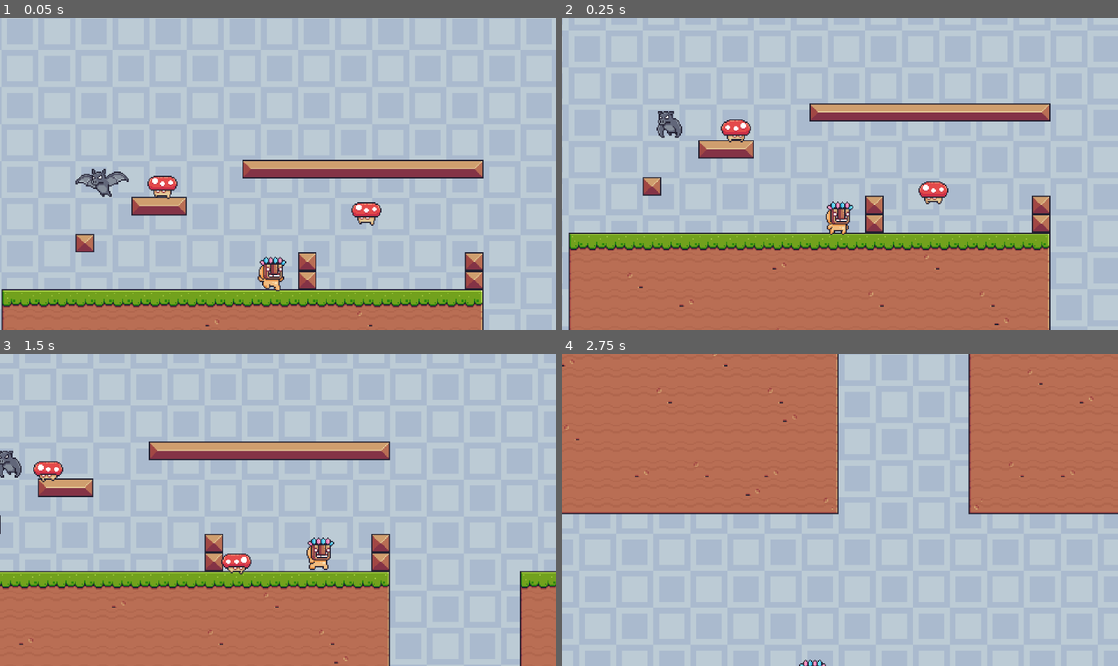
Above: before the commit, frames 1-4 (two rows, left to right).
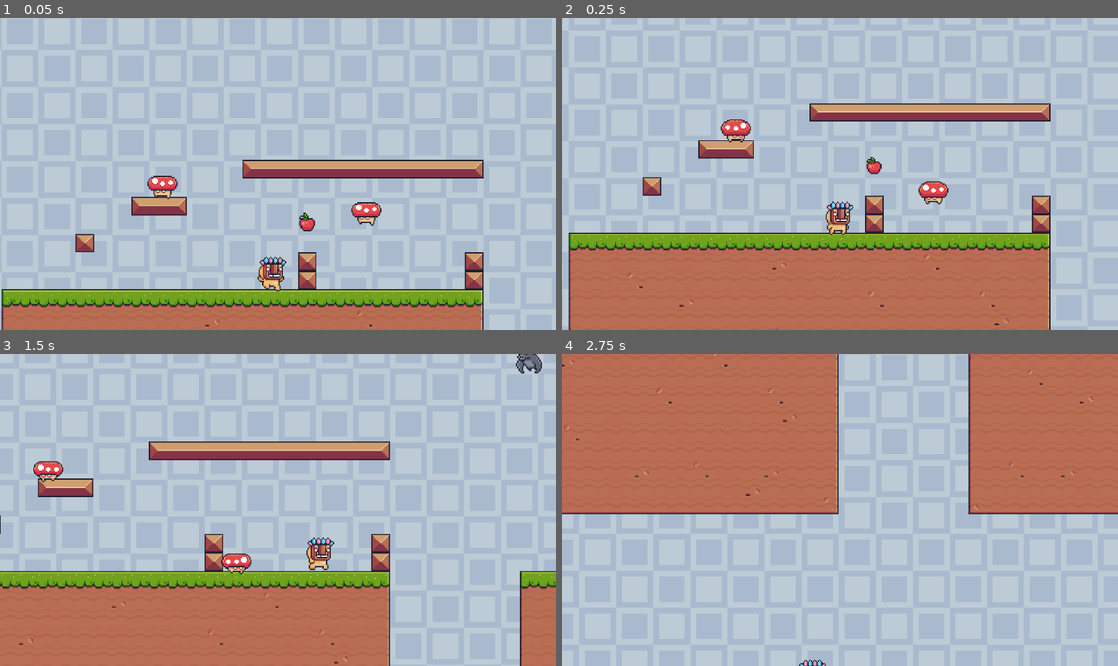
Above: after the commit, the same moments.

Repository: LaSierraDev/godot_practice_2d_platforms
Game: Godot game, scene res://scenes/levels/level_base.tscn
Same seed, same stepped clock (60 frames per second), same inputs: the game is played once before the commit and once after it.
Inputs:
- Up to frame 1 (0.05 s): no input
- Up to frame 2 (0.25 s): no input
- Up to frame 3 (1.5 s): hold D (right) from 0.53 s (still down); tap Space (jump) at 0.77 s
- Up to frame 4 (2.75 s): tap Space (jump) at 1.52 s; release D (right) at 2.03 s; hold A (left) from 2.03 s (still down)

The runs differ from the first frame. In frame 1, 0.6% of the frame differs, in the area x 13-57%, y 48-69%; in frame 2, 0.4%; in frame 3, 0.5%; in frame 4, nothing differs.

Commit message:
[FIX] Collision Layer & Masks fixed

Diff:
--- a/project.godot
+++ b/project.godot
@@ -59,6 +59,14 @@
 ]
 }
 
+[layer_names]
+
+2d_physics/layer_1="enviroment"
+2d_physics/layer_2="player_hurtbox"
+2d_physics/layer_3="enemies_hurtbox"
+2d_physics/layer_4="collectibles"
+2d_physics/layer_5="tramps"
+
 [physics]
 
 3d/physics_engine="Jolt Physics"
--- a/scenes/Enemies/bat.tscn
+++ b/scenes/Enemies/bat.tscn
@@ -69,6 +69,7 @@
 height = 140.0
 
 [node name="Bat" unique_id=1398268162 instance=ExtResource("1_g7ros")]
+collision_mask = 7
 script = ExtResource("2_wvkya")
 following_time = 5.0
 initial_position = Vector2(0, 0)
@@ -87,6 +88,8 @@
 shape = SubResource("RectangleShape2D_wvkya")
 
 [node name="DetectionArea" type="Area2D" parent="." index="3" unique_id=62069311]
+collision_layer = 0
+collision_mask = 2
 
 [node name="DACSArea2D" type="CollisionShape2D" parent="DetectionArea" index="0" unique_id=453069894]
 rotation = 1.5707964
--- a/scenes/Enemies/enemy_base.tscn
+++ b/scenes/Enemies/enemy_base.tscn
@@ -3,6 +3,8 @@
 [ext_resource type="Script" uid="uid://difnoakw35bbq" path="res://scripts/enemies/enemy_base.gd" id="1_h8mu4"]
 
 [node name="EnemyBase" type="CharacterBody2D" unique_id=1398268162]
+collision_layer = 4
+collision_mask = 3
 script = ExtResource("1_h8mu4")
 metadata/_edit_group_ = true
 
@@ -11,5 +13,7 @@
 [node name="CollisionShape2D" type="CollisionShape2D" parent="." unique_id=646999934]
 
 [node name="Hurtbox" type="Area2D" parent="." unique_id=2088748429]
+collision_layer = 4
+collision_mask = 3
 
 [node name="CSArea2D" type="CollisionShape2D" parent="Hurtbox" unique_id=1658330687]
--- a/scenes/Enemies/mushroom.tscn
+++ b/scenes/Enemies/mushroom.tscn
@@ -132,6 +132,8 @@
 height = 24.0
 
 [node name="Mushroom" unique_id=1398268162 instance=ExtResource("1_v73nu")]
+collision_layer = 4
+collision_mask = 7
 script = ExtResource("2_nfsas")
 
 [node name="AnimatedSprite2D" parent="." index="0" unique_id=1693340170]
--- a/scenes/collectibles/apple.tscn
+++ b/scenes/collectibles/apple.tscn
@@ -1,6 +1,7 @@
 [gd_scene format=3 uid="uid://be4s12somy732"]
 
 [ext_resource type="Texture2D" uid="uid://d3bepvr8vuemk" path="res://assets/sprites/other/apple.png" id="1_awcoc"]
+[ext_resource type="Script" uid="uid://c584y3hgh52g7" path="res://scripts/collectibles/apple.gd" id="1_xk55w"]
 
 [sub_resource type="CircleShape2D" id="CircleShape2D_fnura"]
 radius = 8.0
@@ -45,6 +46,9 @@
 }
 
 [node name="Apple" type="Area2D" unique_id=252954563]
+collision_layer = 8
+collision_mask = 2
+script = ExtResource("1_xk55w")
 
 [node name="Sprite2D" type="Sprite2D" parent="." unique_id=1261945163]
 texture = ExtResource("1_awcoc")
--- a/scenes/levels/level_base.tscn
+++ b/scenes/levels/level_base.tscn
@@ -6,6 +6,7 @@
 [ext_resource type="PackedScene" uid="uid://ccpa7scx4bvyp" path="res://scenes/player/player.tscn" id="4_g7p6o"]
 [ext_resource type="PackedScene" uid="uid://cnlbwo250sgrw" path="res://scenes/enemies/mushroom.tscn" id="5_6cjw3"]
 [ext_resource type="PackedScene" uid="uid://domtusqsyxq3q" path="res://scenes/enemies/bat.tscn" id="6_dje0g"]
+[ext_resource type="PackedScene" uid="uid://be4s12somy732" path="res://scenes/collectibles/apple.tscn" id="7_g7p6o"]
 
 [sub_resource type="TileSetAtlasSource" id="TileSetAtlasSource_eamg3"]
 texture = ExtResource("2_6cjw3")
@@ -97,6 +98,7 @@
 
 [sub_resource type="TileSet" id="TileSet_lwywj"]
 physics_layer_0/collision_layer = 1
+physics_layer_0/collision_mask = 0
 sources/1 = SubResource("TileSetAtlasSource_x5he8")
 
 [node name="Level" type="Node2D" unique_id=49469792]
@@ -125,9 +127,20 @@
 
 [node name="Mushroom2" parent="Enemies" unique_id=395882572 instance=ExtResource("5_6cjw3")]
 position = Vector2(139, 144)
+collision_layer = 1
+collision_mask = 1
 
 [node name="Mushroom3" parent="Enemies" unique_id=1398268162 instance=ExtResource("5_6cjw3")]
 position = Vector2(315, 167)
+collision_layer = 1
+collision_mask = 1
 
 [node name="Bat" parent="Enemies" unique_id=1575661661 instance=ExtResource("6_dje0g")]
-position = Vector2(87, 147)
+position = Vector2(536, 57)
+collision_layer = 1
+collision_mask = 1
+
+[node name="Collectibles" type="Node2D" parent="." unique_id=2033416386]
+
+[node name="Apple" parent="Collectibles" unique_id=252954563 instance=ExtResource("7_g7p6o")]
+position = Vector2(264, 183)
--- a/scenes/player/player.tscn
+++ b/scenes/player/player.tscn
@@ -210,7 +210,12 @@
 [sub_resource type="RectangleShape2D" id="RectangleShape2D_p47bc"]
 size = Vector2(20, 3)
 
+[sub_resource type="RectangleShape2D" id="RectangleShape2D_75vfm"]
+size = Vector2(21, 28)
+
 [node name="Player" type="CharacterBody2D" unique_id=664376293 groups=["player"]]
+collision_layer = 3
+collision_mask = 9
 script = ExtResource("1_dovo2")
 metadata/_edit_group_ = true
 
@@ -225,7 +230,16 @@
 
 [node name="CoyoteTriggerArea2D" type="Area2D" parent="." unique_id=1986418193]
 position = Vector2(0, 15)
-
-[node name="CollisionShape2D" type="CollisionShape2D" parent="CoyoteTriggerArea2D" unique_id=947963527]
+collision_layer = 0
+
+[node name="CS2DCoyoteTime" type="CollisionShape2D" parent="CoyoteTriggerArea2D" unique_id=947963527]
 position = Vector2(0.5, 1.5)
 shape = SubResource("RectangleShape2D_p47bc")
+
+[node name="Hurtbox" type="Area2D" parent="." unique_id=1966453821]
+collision_layer = 2
+collision_mask = 21
+
+[node name="CS2DHurtbox" type="CollisionShape2D" parent="Hurtbox" unique_id=1347930335]
+position = Vector2(0.5, 2)
+shape = SubResource("RectangleShape2D_75vfm")
--- a/scripts/collectibles/apple.gd
+++ b/scripts/collectibles/apple.gd
@@ -1 +1,11 @@
 extends Area2D
+
+@onready var apple: Area2D = $"."
+
+
+func _ready() -> void:
+	apple.area_entered.connect(_on_area_entered)
+
+
+func _on_area_entered(area: Area2D) -> void:
+	self.queue_free()
--- a/scripts/player.gd
+++ b/scripts/player.gd
@@ -2,6 +2,7 @@
 
 @onready var animated_sprite: AnimatedSprite2D = $AnimatedSprite
 @onready var coyote_trigger_area_2d: Area2D = $CoyoteTriggerArea2D
+@onready var hurtbox: Area2D = $Hurtbox
 
 var x_input: float
 var is_facing_right: bool = true
@@ -14,9 +15,9 @@
 
 
 func _ready() -> void:
-	coyote_trigger_area_2d.body_exited.connect(_on_body_exited)
-	coyote_trigger_area_2d.body_entered.connect(_on_body_entered)
-
+	coyote_trigger_area_2d.body_entered.connect(_on_body_entered_in_coyote_trigger)
+	coyote_trigger_area_2d.body_exited.connect(_on_body_exited_in_coyote_trigger)
+	hurtbox.area_entered.connect(_on_area_entered_in_hurtbox)
 
 func _process(_delta: float) -> void:
 	_update_animation()
@@ -72,12 +73,16 @@
 	#print("Coyote time desactivado")
 
 
-func _on_body_exited(body: Node2D) -> void:
+func _on_body_entered_in_coyote_trigger(body: Node2D) -> void:
+	if body.is_in_group(Global.G_FLOOR):
+		is_coyote_time = false
+
+
+func _on_body_exited_in_coyote_trigger(body: Node2D) -> void:
 	if body.is_in_group(Global.G_FLOOR) and self.velocity.y >= 0:
 		is_coyote_time = true
 		_deactive_coyote_time()
 
 
-func _on_body_entered(body: Node2D) -> void:
-	if body.is_in_group(Global.G_FLOOR):
-		is_coyote_time = false
+func _on_area_entered_in_hurtbox(area: Area2D) -> void:
+	queue_free()
